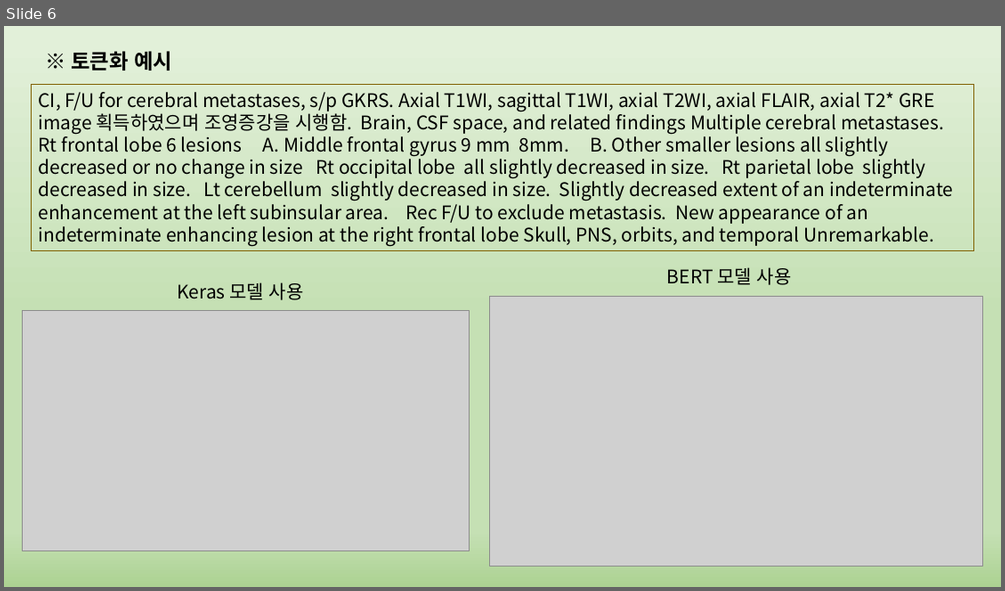
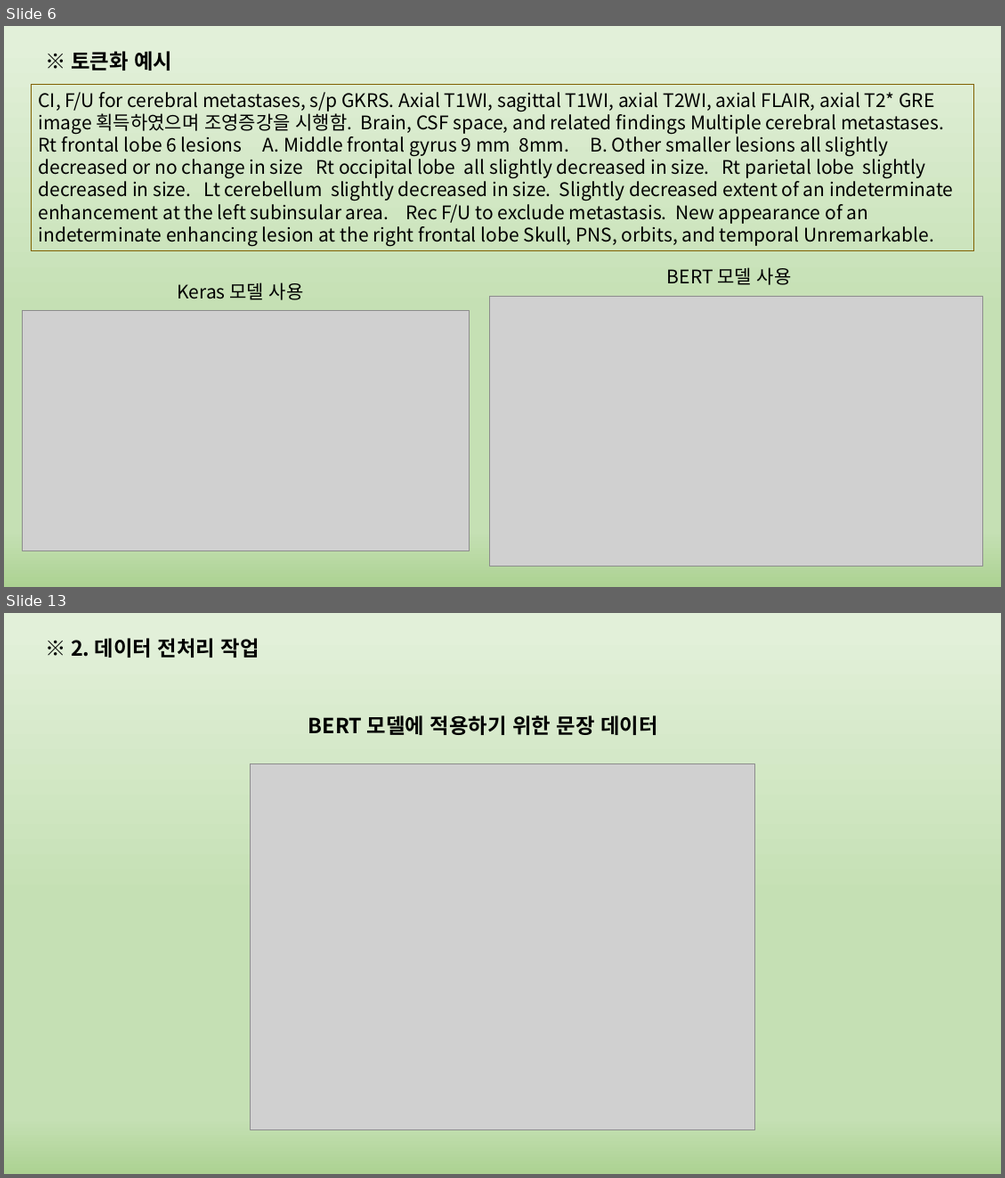
Before and after one commit to phantom0119/K-ium, a slide deck: 정리.pptx. Shown one above the other, each under a label of ours: slide 6 before the commit, slides 6 and 13 after it; the slides between them are not shown. The pictures are 1005x591 and 1005x1178 pixels, drawn with LibreOffice and Linux fonts; fonts in the diff are those of the drawing; grey boxes stand for pictures. Boxes give left, top, right and bottom in pixels: in the first picture for what was removed or moved away, otherwise in the second. Text is boxed around its words. In the diff, an @@ line names an element or a change of style, - is before the commit and + after.

Commit message:
2차 종료 후 업데이트 (ppt 정리)

```diff
--- a/정리.pptx
+++ b/정리.pptx
@@ slide 13 added at bbox=[4, 613, 1001, 1174], background gradient #E2F0D9 to #C5E0B4 to #ACD292 @@
@@ text added at bbox=[71, 638, 259, 657], 20 pt, text #000000, bold @@
+※ 2. 데이터 전처리 작업
@@ text added at bbox=[308, 715, 657, 735], 20 pt, text #000000, bold @@
+BERT 모델에 적용하기 위한 문장 데이터
@@ picture added at bbox=[250, 763, 755, 1129] @@
```
Also in this commit, not shown: 12 other slides added, 7 other files.
